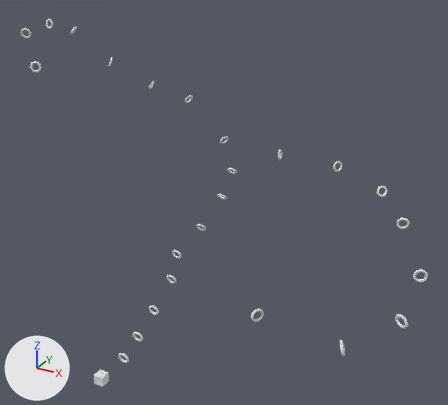
Two versions of the Blender file core/blender/Levels/Beginner Levels/level16.blend, one commit apart.
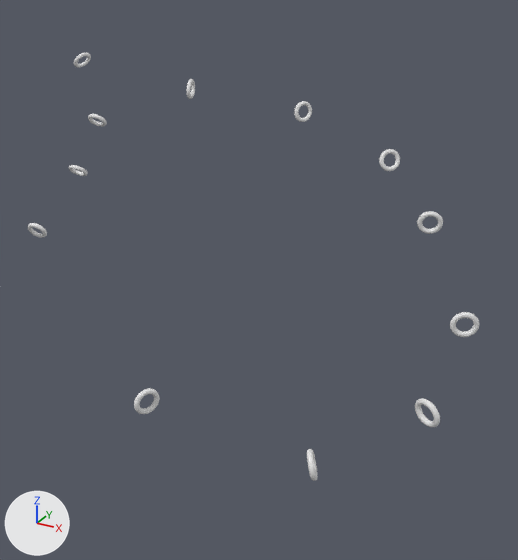
The first picture shows the older version from a 50 mm camera at (67.0, -72.9, 79.1) aimed at (9.0, 32.6, 26.3). The close-ups show both versions on the part from 41% to 100% of the width and 27% to 98% of the height of that picture; other places that the commit changed are outside them. Arrows for +X, +Y and +Z are at lower left; the lights stay in place.

Objects in the first close-up: 'Gate.006', 'Gate.007', 'Gate.010', 'Gate.011', 'Gate.012', 'Gate.013', 'Gate.014', 'Gate.015', 'Gate.016', 'Gate.017'.
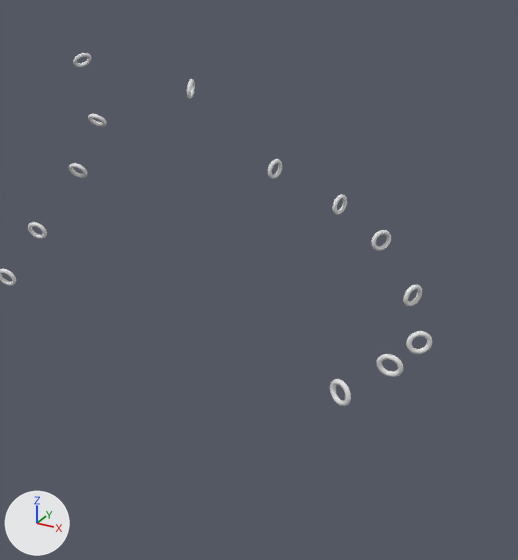
Pixel boxes (x1, y1, x2, y2) of what changed, in the close-ups (518 x 560 px):
'Gate.014', moved, turned: before (415, 398, 440, 427); after (406, 331, 432, 354)
'Gate.016', moved, turned: before (134, 388, 160, 414); after (330, 379, 351, 406)
'Gate.013', moved, turned: before (450, 312, 479, 337); after (403, 284, 422, 306)
'Gate.015', moved, turned: before (307, 449, 317, 481); after (377, 354, 403, 377)
'Gate.012', moved, turned: before (417, 211, 443, 234); after (371, 230, 391, 251)
'Gate.011', moved, turned: before (379, 149, 400, 171); after (332, 194, 347, 215)
'Gate.010', moved, turned: before (294, 101, 312, 122); after (268, 159, 282, 179)
'Gate.006', turned: before (28, 223, 47, 238); after (28, 222, 47, 239)
'Gate.007', turned: before (69, 165, 88, 176); after (69, 163, 87, 178)
'Gate.017', turned: before (74, 53, 91, 68); after (73, 53, 91, 67)
'Gate.005', moved (not visible before): after (0, 269, 16, 286)

Patch to the scene script:
```diff
--- a/core/blender/Levels/Beginner Levels/level16.blend.py
+++ b/core/blender/Levels/Beginner Levels/level16.blend.py
@@ ob_gate_017 @@
 ob_gate_017.location = (-6.0, 60.0, 30.0)
-ob_gate_017.rotation_euler = (2.094, -0.349, 0.873)  # degrees (120, -20, 50)
+ob_gate_017.rotation_euler = (2.094, 0.0, 0.873)  # degrees (120, 0, 50)
@@ ob_gate_016 @@
 ob_gate_016 = bpy.data.objects.new('Gate.016', me_gate_016)
-ob_gate_016.location = (29.0, 8.0, 19.0)
-ob_gate_016.rotation_euler = (1.571, 0.0, 0.96)  # degrees (90, 0, 55)
+ob_gate_016.location = (43.0, 19.0, 18.0)
+ob_gate_016.rotation_euler = (1.571, 0.0, -0.524)  # degrees (90, 0, -30)
@@ ob_gate_015 @@
 ob_gate_015 = bpy.data.objects.new('Gate.015', me_gate_015)
-ob_gate_015.location = (45.0, 5.0, 20.0)
-ob_gate_015.rotation_euler = (1.222, -2.356, -0.96)  # degrees (70, -135, -55)
+ob_gate_015.location = (46.0, 24.0, 19.0)
+ob_gate_015.rotation_euler = (1.745, 0.0, 0.0)  # degrees (100, 0, 0)
@@ ob_gate_014 @@
 ob_gate_014 = bpy.data.objects.new('Gate.014', me_gate_014)
-ob_gate_014.location = (52.0, 12.0, 23.0)
-ob_gate_014.rotation_euler = (1.047, -1.92, 0.0)  # degrees (60, -110, 0)
+ob_gate_014.location = (47.0, 31.0, 18.0)
+ob_gate_014.rotation_euler = (1.571, 0.0, 0.524)  # degrees (90, 0, 30)
@@ ob_gate_013 @@
 ob_gate_013 = bpy.data.objects.new('Gate.013', me_gate_013)
-ob_gate_013.location = (52.0, 24.0, 25.0)
-ob_gate_013.rotation_euler = (1.623, -0.262, 0.367)  # degrees (93, -15, 21)
+ob_gate_013.location = (44.0, 40.0, 18.0)
+ob_gate_013.rotation_euler = (1.623, -0.262, 1.047)  # degrees (93, -15, 60)
@@ ob_gate_012 @@
 ob_gate_012 = bpy.data.objects.new('Gate.012', me_gate_012)
-ob_gate_012.location = (45.0, 39.0, 27.0)
-ob_gate_012.rotation_euler = (1.658, 0.0, 0.349)  # degrees (95, 0, 20)
+ob_gate_012.location = (38.0, 49.0, 19.0)
+ob_gate_012.rotation_euler = (1.571, 0.0, 0.873)  # degrees (90, 0, 50)
@@ ob_gate_011 @@
 ob_gate_011 = bpy.data.objects.new('Gate.011', me_gate_011)
-ob_gate_011.location = (37.0, 53.0, 27.0)
-ob_gate_011.rotation_euler = (1.274, 0.14, 0.716)  # degrees (73, 8, 41)
+ob_gate_011.location = (31.0, 56.0, 19.0)
+ob_gate_011.rotation_euler = (1.571, 0.14, 1.222)  # degrees (90, 8, 70)
@@ ob_gate_010 @@
 ob_gate_010 = bpy.data.objects.new('Gate.010', me_gate_010)
-ob_gate_010.location = (25.0, 58.0, 29.0)
-ob_gate_010.rotation_euler = (1.396, 0.0873, 0.96)  # degrees (80, 5, 55)
+ob_gate_010.location = (22.0, 58.0, 21.0)
+ob_gate_010.rotation_euler = (1.571, 0.0873, 1.222)  # degrees (90, 5, 70)
@@ ob_gate_007 @@
 ob_gate_007.location = (0.0, 48.0, 20.0)
-ob_gate_007.rotation_euler = (2.356, 0.0, 0.0)  # degrees (135, 0, 0)
+ob_gate_007.rotation_euler = (2.094, 0.0, 0.0)  # degrees (120, 0, 0)
@@ ob_gate_006 @@
 ob_gate_006.location = (0.0, 38.0, 16.0)
-ob_gate_006.rotation_euler = (2.094, 0.0, 0.0)  # degrees (120, 0, 0)
+ob_gate_006.rotation_euler = (1.92, 0.0, 0.0)  # degrees (110, 0, 0)
@@ ob_gate_005 @@
 ob_gate_005 = bpy.data.objects.new('Gate.005', me_gate_005)
-ob_gate_005.location = (-1.0, 29.0, 13.0)
+ob_gate_005.location = (0.0, 31.0, 13.0)
 ob_gate_005.rotation_euler = (1.92, 0.0, 0.0)  # degrees (110, 0, 0)
```
